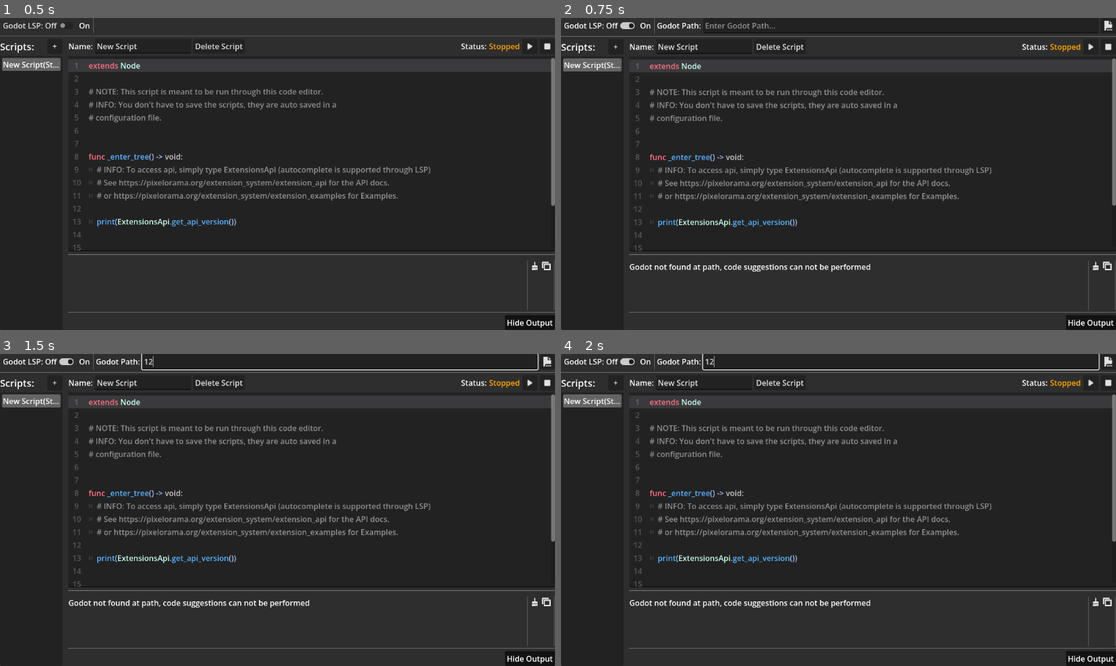
Above: before the commit, frames 1-4 (two rows, left to right).
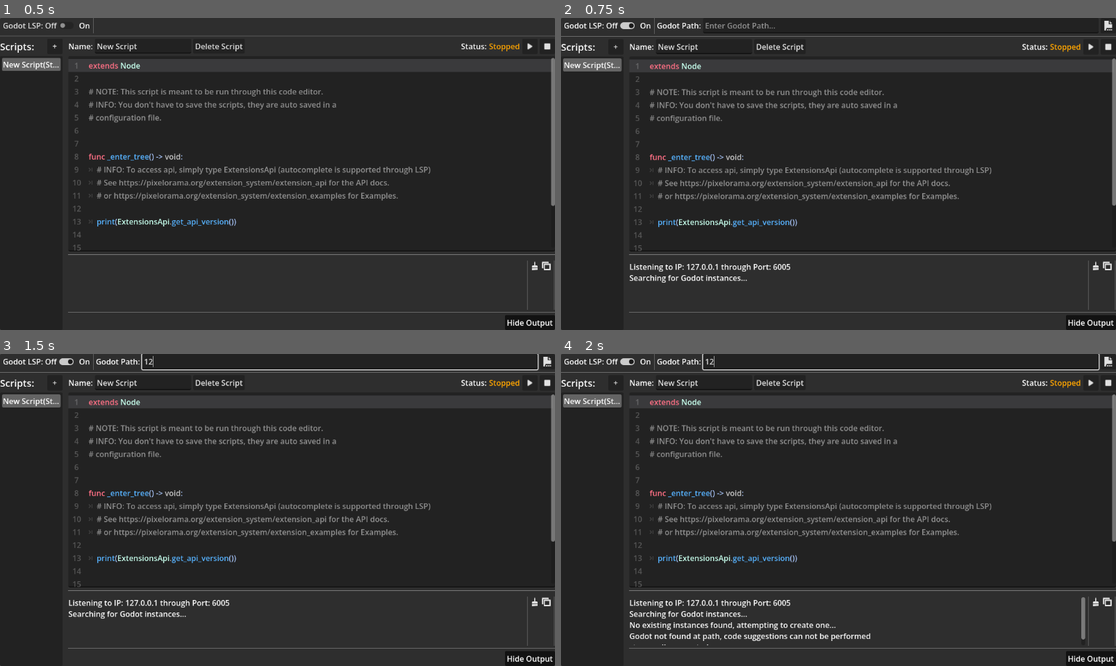
Above: after the commit, the same moments.

Repository: Variable-Interactive/Pixelorame-Ceramic
Game: Godot game, scene res://src/Extensions/Ceramic/CeramicEditor/Ceramic.tscn
Two runs of this game, one before a commit and one after it. Both use one fixed random seed, a clock stepped at 60 frames per second and the inputs below.
Inputs (mouse positions are in pixels of both pictures, inside the frame that each line leads up to):
- Up to frame 1 (0.5 s): no input
- Up to frame 2 (0.75 s): click "Godot LSP: Off" at 0.5 s
- Up to frame 3 (1.5 s): click (338, 360) at 1.27 s; type "12" at 1.35 s
- Up to frame 4 (2 s): no input

Frame 1 is identical in both runs. In frame 2, 0.7% of the frame differs, in the area x 12-56%, y 78-85%; in frame 3, 0.7%; in frame 4, 1.6%, in the area x 12-95%, y 77-94%.

Commit message:
Better Godot instance management (Should be easy on the ram now)

Diff:
--- a/src/Extensions/Ceramic/CeramicEditor/Ceramic.gd
+++ b/src/Extensions/Ceramic/CeramicEditor/Ceramic.gd
@@ -41,7 +41,7 @@
 	set(value):
 		lsp_enabled = value
 		if value and not godot_lsp.is_active():
-			godot_lsp.try_connect_lsp(godot_path_edit.text)
+			godot_lsp.try_connect_lsp()
 		else:
 			godot_lsp.disconnect_lsp_stream()
 
@@ -83,6 +83,7 @@
 		lsp_enabled = ceramic_data.get_value("Ceramic", "lsp_enabled", lsp_enabled)
 		lsp_checkbox.set_pressed_no_signal(lsp_enabled)
 		if not godot_path.is_empty() and GodotLSP.is_godot_present(godot_path):
+			godot_lsp.godot_path = godot_path
 			godot_path_edit.text = godot_path
 		if data.is_empty():
 			create_virtual_script()
@@ -466,6 +467,7 @@
 ####### Signals
 func _on_godot_path_text_changed(file_path: String) -> void:
 	if lsp_enabled and GodotLSP.is_godot_present(file_path.strip_edges()):
+		godot_lsp.godot_path = file_path.strip_edges()
 		godot_path_edit.text = file_path.strip_edges()
 		lsp_enabled = true  # re-call setter
 
--- a/src/Extensions/Ceramic/CeramicEditor/Classes/GDScriptHighlight.gd
+++ b/src/Extensions/Ceramic/CeramicEditor/Classes/GDScriptHighlight.gd
@@ -80,7 +80,7 @@
 	"AudioStream", "AudioStreamPlayer",
 
 	# Misc
-	"Image", "InputEvent", "SceneTree", "ExtensionsApi"
+	"ClassDB", "Image", "InputEvent", "SceneTree", "ExtensionsApi"
 ]
 
 func add_range(
--- a/src/Extensions/Ceramic/CeramicEditor/Classes/GodotLSP.gd
+++ b/src/Extensions/Ceramic/CeramicEditor/Classes/GodotLSP.gd
@@ -5,8 +5,8 @@
 const HOST := "127.0.0.1"
 ## This is the default values for godot editor settings.
 const PORT: int = 6005
+const GODOT_STARTUP_TIMEOUT := 1
 const PACKET_SCAN_INTERVAL := 0.3
-const GODOT_STARTUP_TIMEOUT := 0.5
 const CONNECTION_MAX_ATTEMPTS: int = 50
 
 enum {
@@ -22,6 +22,8 @@
 signal initialized()
 signal packet_received(packet:PackedByteArray)
 signal message(value: String)
+
+var godot_path: String
 
 var _temp_path := OS.get_temp_dir().path_join("ceramic_temp")
 var _stream: StreamPeerTCP
@@ -85,37 +87,22 @@
 	return _stream or _is_stream_connected
 
 
-func try_connect_lsp(godot_path: String) -> void:
+func try_connect_lsp() -> void:
 	_is_stream_connected = false
 	if _stream:
 		disconnect_lsp_stream()
+	_godot_connect_attempt = 0
 	_packet_scan_timer.start()
-	connected.connect(_on_connected_to_lsp_server.bind(godot_path))
+	connected.connect(_on_connected_to_lsp_server)
 	packet_received.connect(_on_packet_recieved)
 
 	# Connect to LSP server
-	if is_godot_present(godot_path):
-		var args = OS.get_cmdline_user_args()
-		if "--child" in args:
-			return  # This is the headless/LSP instance so don't spawn again
-		_lsp_process = OS.create_process(
-			godot_path, [
-				"--headless",
-				DummyProject.create_project(_temp_path),
-				"++",
-				"--child"
-			]
-		)
-		if _lsp_process != -1:
-			message.emit("Godot starting, process id: %s" % str(_lsp_process))
-			_stream = StreamPeerTCP.new()
-			message.emit("Connecting to Host: %s, Port: %s" % [HOST, str(PORT)])
-			_godot_startup_timer.start()
-		else:
-			message.emit("Could not create TCP server...")
-	else:
-		message.emit("Godot not found at path, code suggestions can not be performed")
-		disconnect_lsp_stream()
+	message.emit("Listening to IP: %s through Port: %s" % [HOST, str(PORT)])
+	_stream = StreamPeerTCP.new()
+	_stream.connect_to_host(HOST, PORT)
+
+	message.emit("Searching for Godot instances...")
+	_godot_startup_timer.start()
 
 
 func send_autocomplete_request(script: VirtualScript, editor: CodeEdit) -> void:
@@ -154,7 +141,6 @@
 		message.emit("Killing stream at PID: %s" % str(_lsp_process))
 		OS.kill(_lsp_process)
 		_lsp_process = -1
-	_godot_connect_attempt = 0
 
 
 func _enter_tree() -> void:
@@ -206,13 +192,36 @@
 
 
 func _on_godot_startup_timer_timeout() -> void:
+	if _godot_connect_attempt == 0:  # We were searching for existing godot instances.
+		if not _is_stream_connected:
+			message.emit("No existing instances found, attempting to create one...")
+			if is_godot_present(godot_path):
+				var args = OS.get_cmdline_user_args()
+				if "--child" in args:
+					return  # This is the headless/LSP instance so don't spawn again
+				_lsp_process = OS.create_process(
+					godot_path, [
+						"--headless",
+						DummyProject.create_project(_temp_path),
+						"++",
+						"--child"
+					]
+				)
+				if _lsp_process != -1:
+					message.emit("Godot starting, process id: %s" % str(_lsp_process))
+				else:
+					message.emit("Could not create TCP server...")
+			else:
+				message.emit("Godot not found at path, code suggestions can not be performed")
+				disconnect_lsp_stream()
+	else:
+		message.emit("Attempt --- %s" % str(_godot_connect_attempt))
+		_stream.disconnect_from_host()
+		_stream.connect_to_host(HOST, PORT)
 	_godot_connect_attempt += 1
-	message.emit("Attempt --- %s" % str(_godot_connect_attempt))
-	_stream.disconnect_from_host()
-	_stream.connect_to_host(HOST, PORT)
-
-
-func _on_connected_to_lsp_server(godot_path: String):
+
+
+func _on_connected_to_lsp_server():
 	var request = _json_rpc.make_request(
 		"initialize", {
 			"processId": null,
@@ -221,7 +230,7 @@
 		},
 		INITIALIZATION
 	)
-	message.emit("CONNECTED to Server Initializing LSP...")
+	message.emit("CONNECTED to Server. Initializing LSP...")
 	_send_request(request)
 
 
@@ -243,6 +252,7 @@
 		"textDocument/didOpen", {
 				"textDocument": {
 					"uri": "file:///virtual/%s" % f_name,
+					"version": 1,
 					"languageId": "gdscript",
 					"text": f_text
 				}
